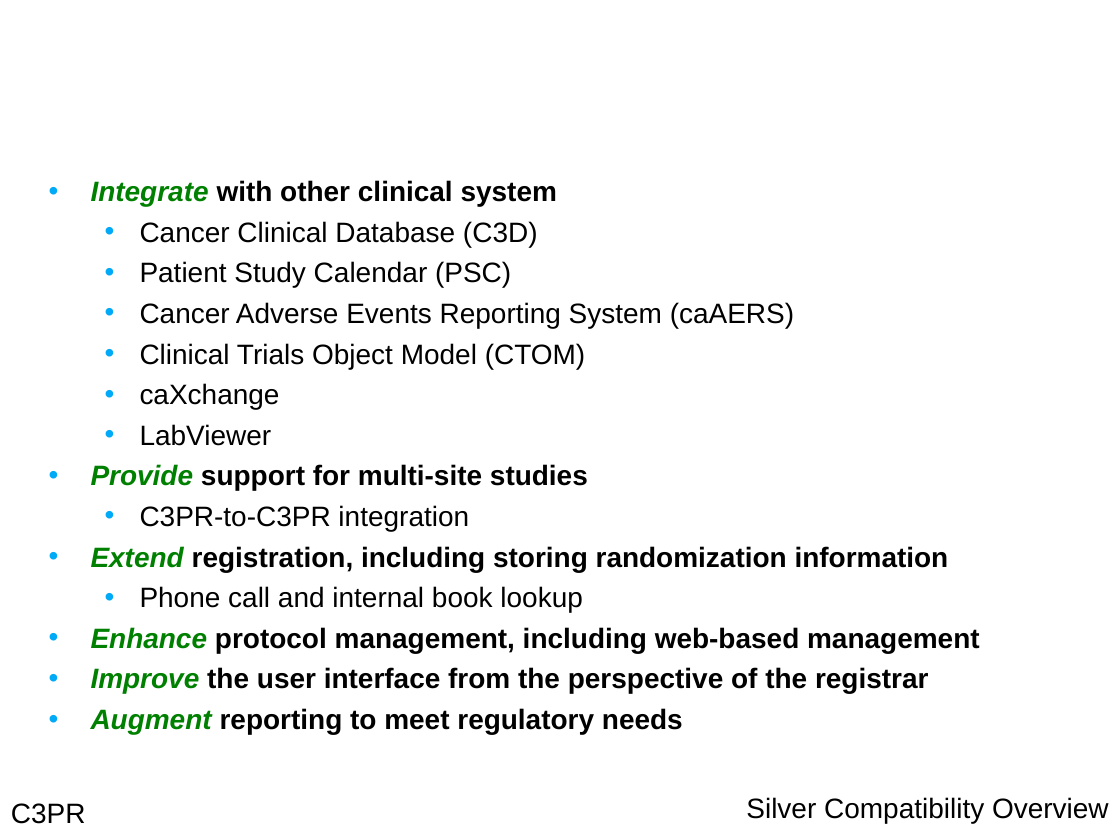
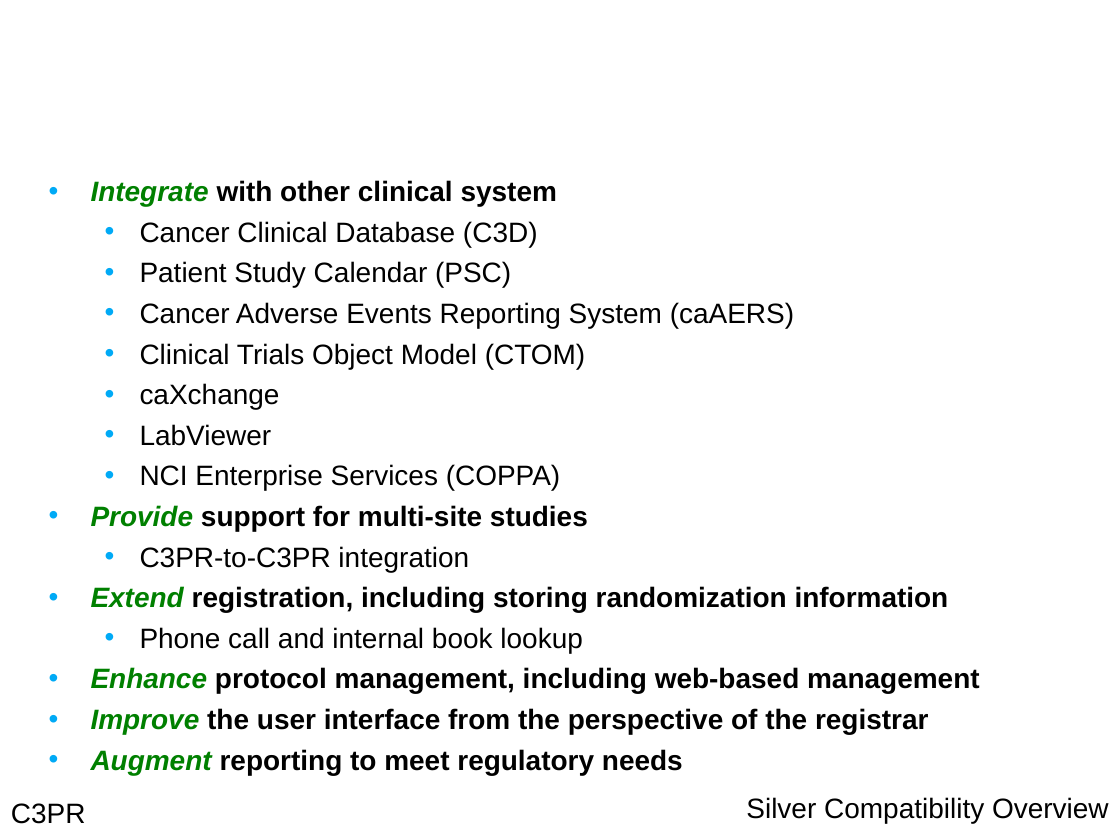
Before and after one commit to NCIP/c3pr-docs, a slide deck: slide 7 of documentation/silver_review/package_200911/c3prv2.8_silver_review.ppt (slide 6 before the commit). Drawn at 1120x840 pixels with LibreOffice and Linux fonts; fonts in the diff are those of the drawing; background and template pictures are left out. Boxes give left, top, right and bottom in pixels: in the first picture for what was removed or moved away, otherwise in the second. Text is boxed around its words. In the diff, an @@ line names an element or a change of style, - is before the commit and + after.

```diff
--- a/documentation/silver_review/package_200911/c3prv2.8_silver_review.ppt
+++ b/documentation/silver_review/package_200911/c3prv2.8_silver_review.ppt
@@ text at box(140, 464, 561, 491): paragraph added @@
+  • NCI Enterprise Services (COPPA)
```
Also in this commit, not shown: 6 other slides changed, 2 slides added, 1 slide removed.
